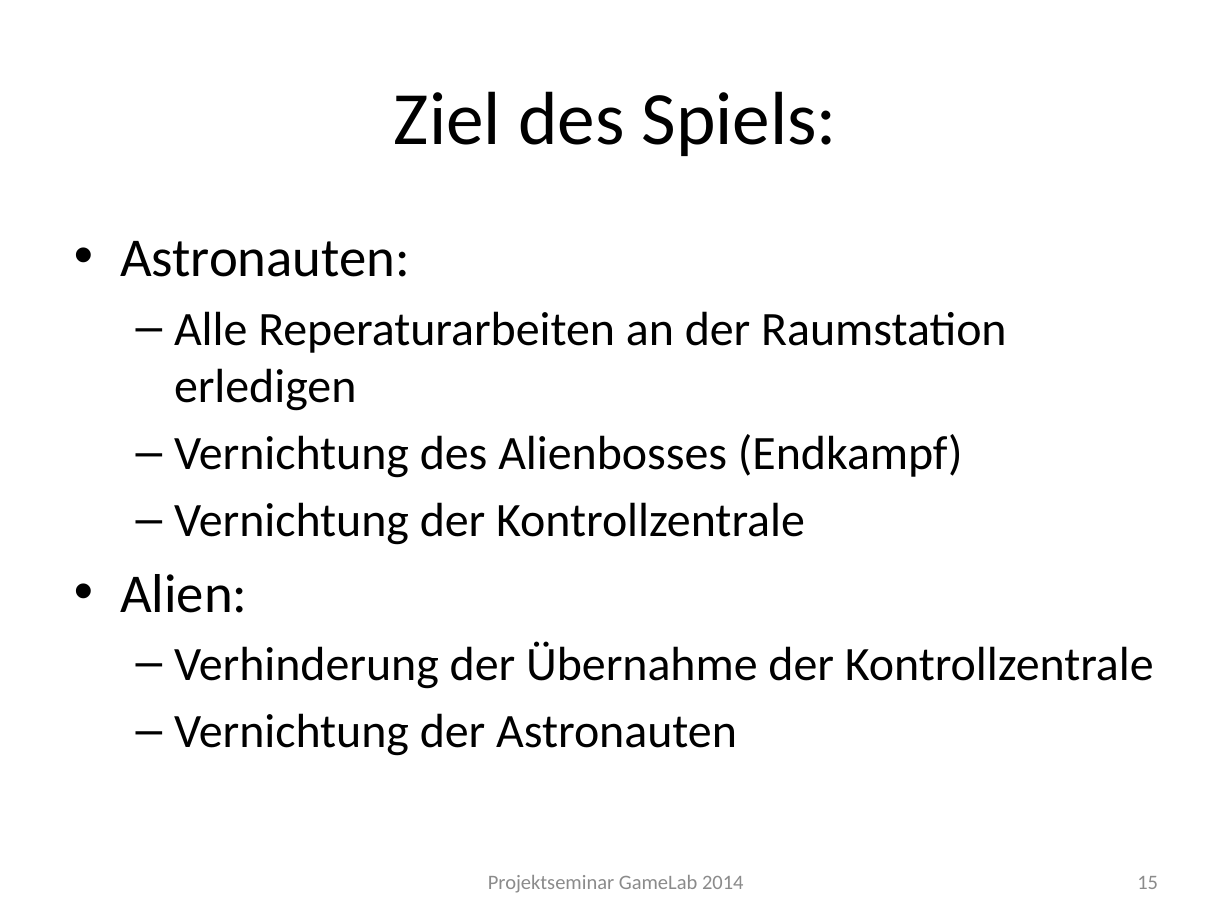
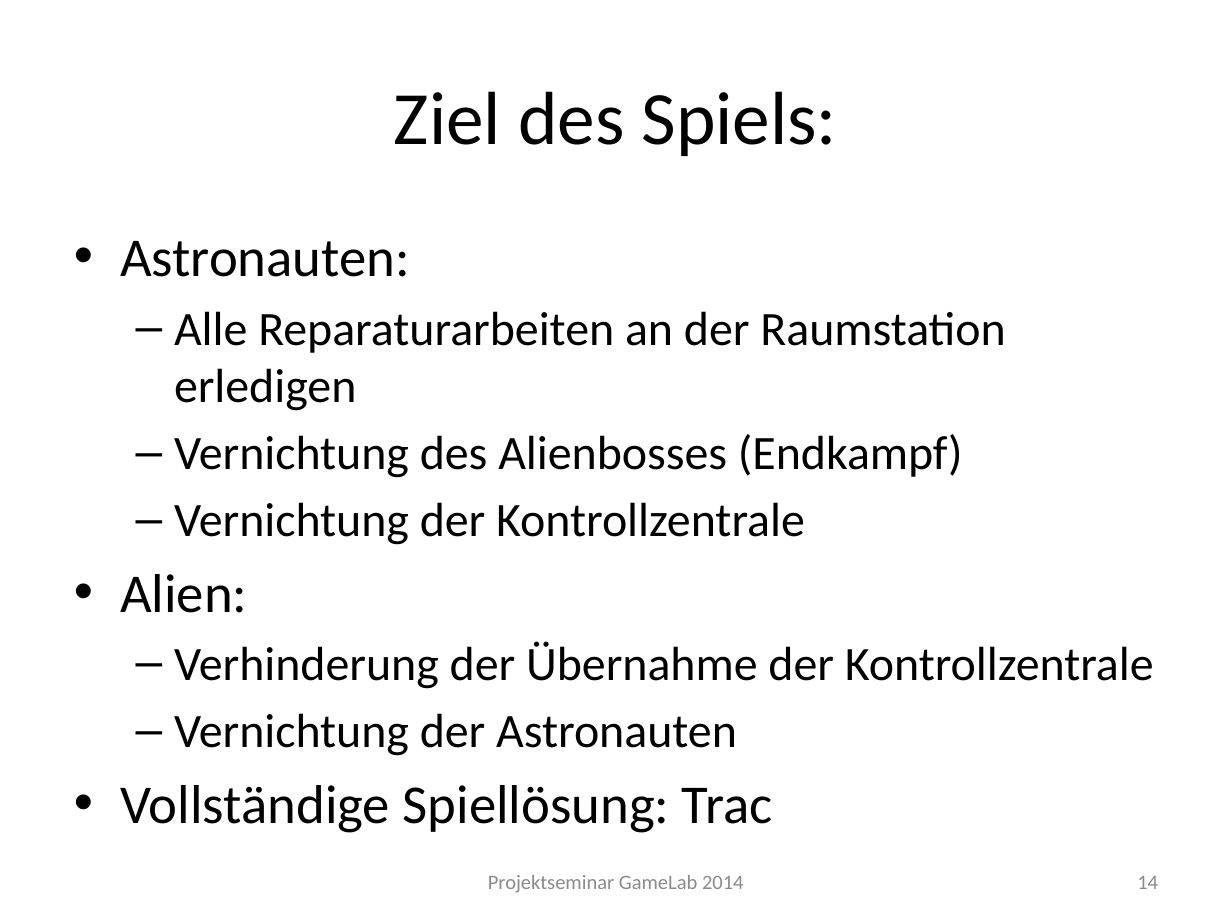
Before and after one commit to Instinctlol/gamelab2014, a slide deck: slide 14 of Abschlusspräsentation/SpielkonzeptFINAL.pptx (slide 15 before the commit). Drawn at 1232x924 pixels with LibreOffice and Linux fonts; fonts in the diff are those of the drawing; background and template pictures are left out. Boxes give left, top, right and bottom in pixels: in the first picture for what was removed or moved away, otherwise in the second. Text is boxed around its words. In the diff, an @@ line names an element or a change of style, - is before the commit and + after.

```diff
--- a/Abschlusspräsentation/SpielkonzeptFINAL.pptx
+++ b/Abschlusspräsentation/SpielkonzeptFINAL.pptx
@@ text at bbox=[174, 311, 1005, 411]: text changed @@
-  – Alle Reperaturarbeiten an der Raumstation erledigen
+  – Alle Reparaturarbeiten an der Raumstation erledigen
@@ text at bbox=[120, 785, 773, 833]: paragraph added @@
+• Vollständige Spiellösung: Trac
@@ page number at bbox=[1137, 876, 1158, 889]: text changed @@
-15
+14
```
Also in this commit, not shown: 1 other slide changed, 1 slide removed.
